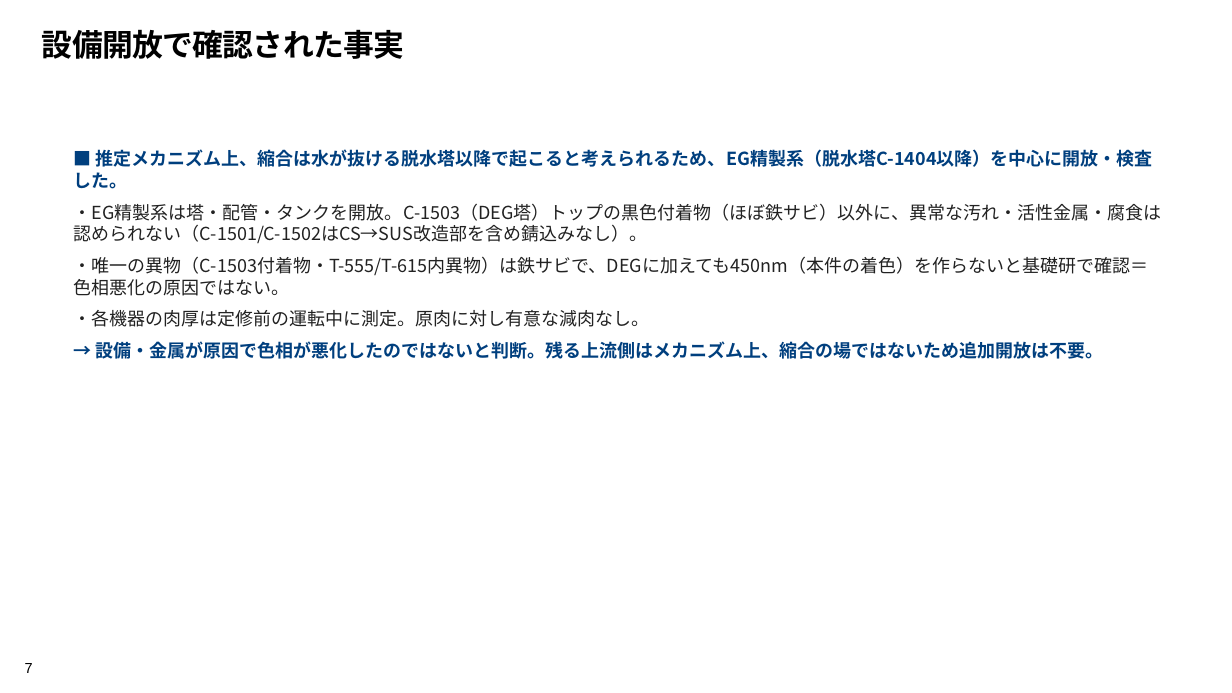
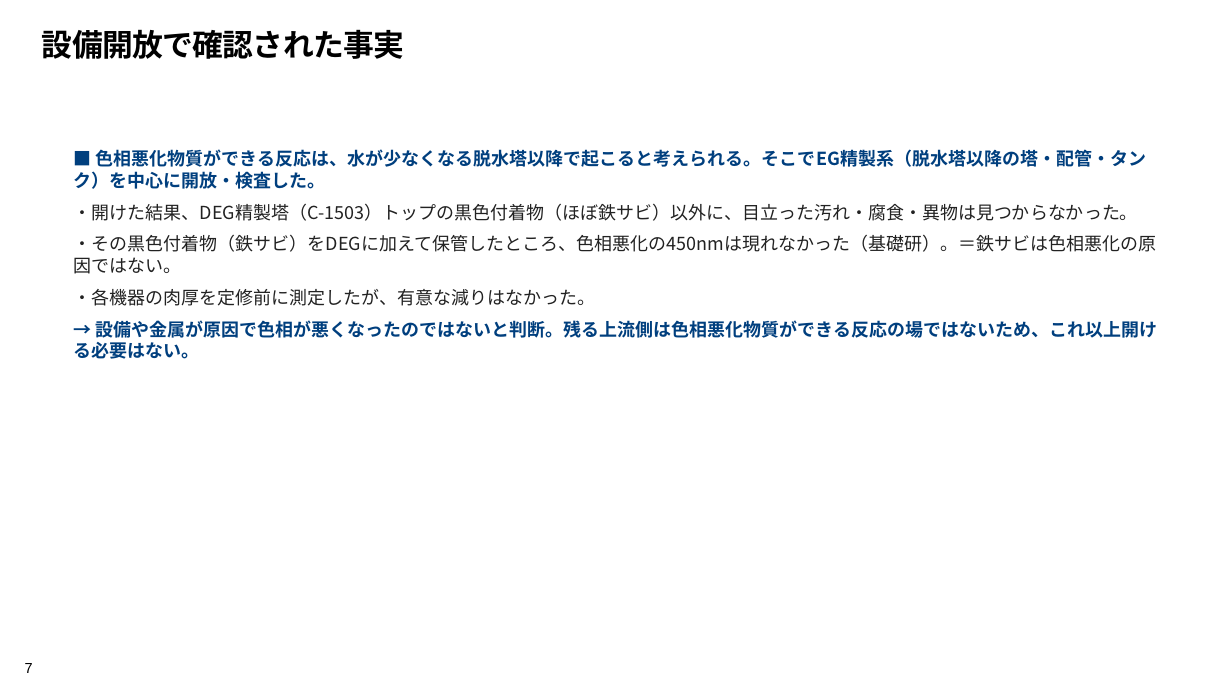
Before and after one commit to hiraoyosa-sys/Base, a slide deck: slide 7 of outputs/DEG色相対応_SU前会議.pptx. Drawn at 1232x693 pixels with LibreOffice and Linux fonts; fonts in the diff are those of the drawing. Boxes give left, top, right and bottom in pixels: in the first picture for what was removed or moved away, otherwise in the second. Text is boxed around its words. In the diff, an @@ line names an element or a change of style, - is before the commit and + after.

```diff
--- a/outputs/DEG色相対応_SU前会議.pptx
+++ b/outputs/DEG色相対応_SU前会議.pptx
@@ text at bbox=[74, 149, 1158, 359]: text changed @@
-■ 推定メカニズム上、縮合は水が抜ける脱水塔以降で起こると考えられるため、EG精製系（脱水塔C-1404以降）を中心に開放・検査した。
-・EG精製系は塔・配管・タンクを開放。C-1503（DEG塔）トップの黒色付着物（ほぼ鉄サビ）以外に、異常な汚れ・活性金属・腐食は認められない（C-1501/C-1502はCS→SUS改造部を含め錆込みなし）。
-・唯一の異物（C-1503付着物・T-555/T-615内異物）は鉄サビで、DEGに加えても450nm（本件の着色）を作らないと基礎研で確認＝色相悪化の原因ではない。
-・各機器の肉厚は定修前の運転中に測定。原肉に対し有意な減肉なし。
-→ 設備・金属が原因で色相が悪化したのではないと判断。残る上流側はメカニズム上、縮合の場ではないため追加開放は不要。
+■ 色相悪化物質ができる反応は、水が少なくなる脱水塔以降で起こると考えられる。そこでEG精製系（脱水塔以降の塔・配管・タンク）を中心に開放・検査した。
+・開けた結果、DEG精製塔（C-1503）トップの黒色付着物（ほぼ鉄サビ）以外に、目立った汚れ・腐食・異物は見つからなかった。
+・その黒色付着物（鉄サビ）をDEGに加えて保管したところ、色相悪化の450nmは現れなかった（基礎研）。＝鉄サビは色相悪化の原因ではない。
+・各機器の肉厚を定修前に測定したが、有意な減りはなかった。
+→ 設備や金属が原因で色相が悪くなったのではないと判断。残る上流側は色相悪化物質ができる反応の場ではないため、これ以上開ける必要はない。
```
Also in this commit, not shown: 2 other slides changed, 1 other file.
